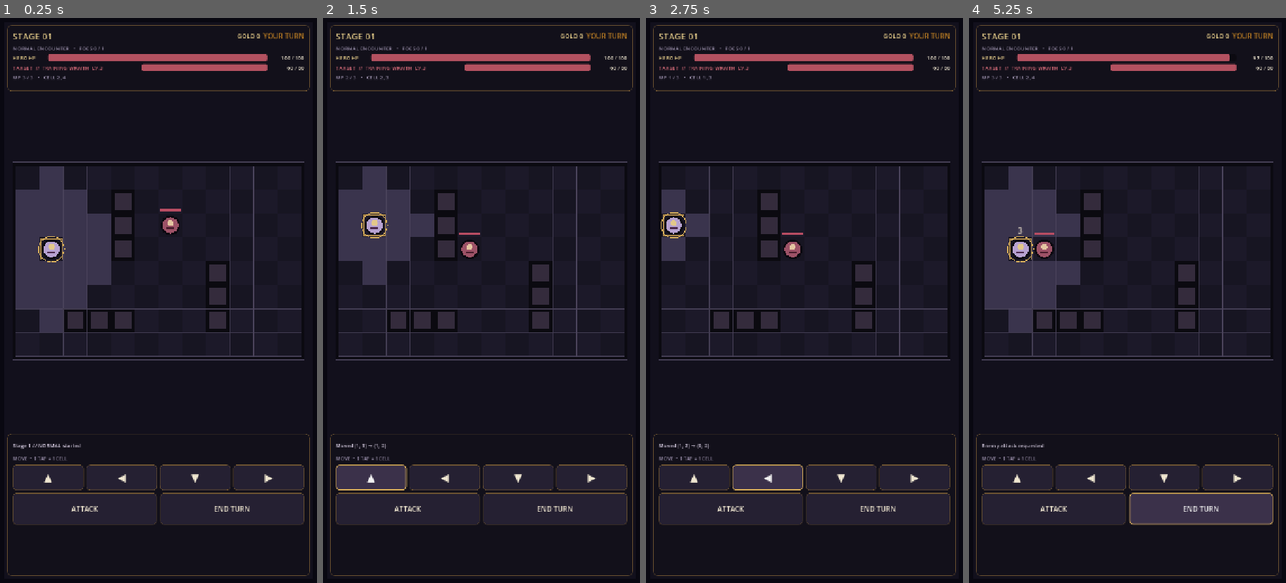
Above: before the commit, frames 1-4 (left to right).
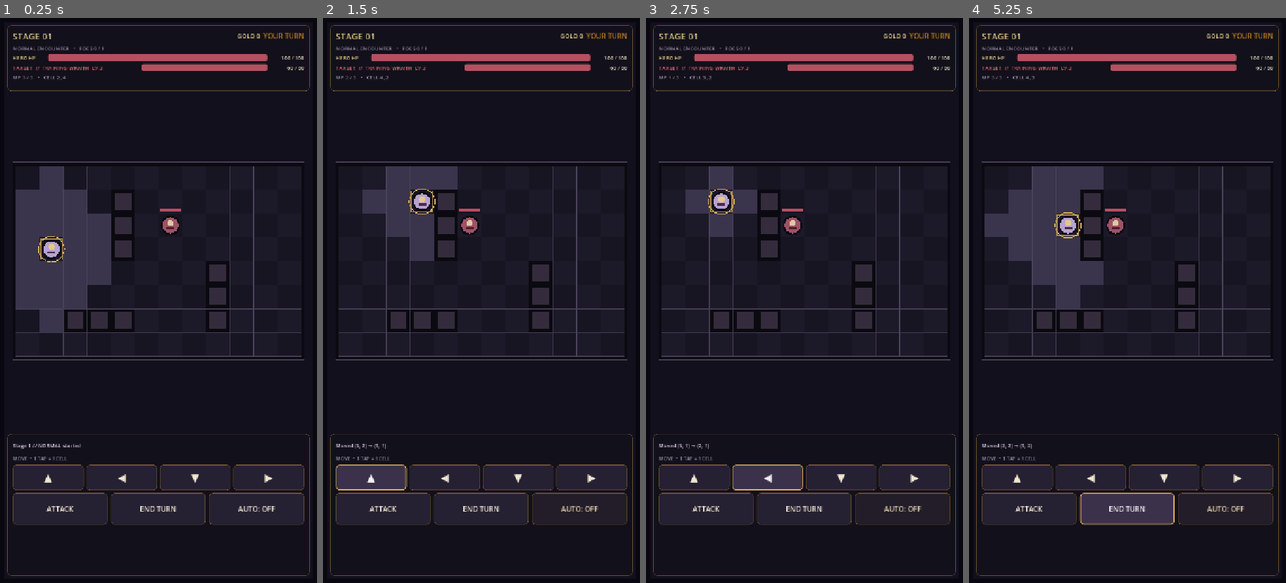
Above: after the commit, the same moments.

Repository: 0xyu/darktest
Game: Godot game, scene res://scenes/world/Main.tscn
The game is run twice, just before and just after one commit, with the same random seed, the same clock (stepped at 60 frames per second) and the same inputs.
Inputs (mouse positions are in pixels of both pictures, inside the frame that each line leads up to):
- Up to frame 1 (0.25 s): no input
- Up to frame 2 (1.5 s): click (579, 509) at 0.5 s, where only the run after the commit has a clickable "AUTO: OFF"; click "▲" at 1.25 s
- Up to frame 3 (2.75 s): click "◀" at 2 s
- Up to frame 4 (5.25 s): click "▼" at 2.75 s; click "ATTACK" at 3.5 s; click "▶" at 4.25 s; click "END TURN" at 5 s

The runs differ from the first frame. In frame 1, 0.4% of the frame differs, in the area x 14-87%, y 84-90%; in frame 2, 4.6%; in frame 3, 3.3%; in frame 4, 8.5%, in the area x 4-96%, y 6-90%.

Commit message:
phase 20 auto combat

Diff:
--- a/scenes/ui/MobileCombatHUD.tscn
+++ b/scenes/ui/MobileCombatHUD.tscn
@@ -333,3 +333,15 @@
 theme_override_styles/hover = SubResource("StyleButtonHover")
 theme_override_styles/pressed = SubResource("StyleButtonPressed")
 text = "END TURN"
+
+[node name="AutoButton" type="Button" parent="Root/BottomPanel/Margin/Content/ActionRow"]
+unique_name_in_owner = true
+layout_mode = 2
+size_flags_horizontal = 3
+theme_override_colors/font_color = Color(0.941, 0.906, 0.82, 1)
+theme_override_colors/font_disabled_color = Color(0.459, 0.435, 0.514, 1)
+theme_override_font_sizes/font_size = 16
+theme_override_styles/normal = SubResource("StyleButton")
+theme_override_styles/hover = SubResource("StyleButtonHover")
+theme_override_styles/pressed = SubResource("StyleButtonPressed")
+text = "AUTO: OFF"
--- a/scenes/world/GridTest.tscn
+++ b/scenes/world/GridTest.tscn
@@ -11,6 +11,7 @@
 [ext_resource type="PackedScene" path="res://scenes/ui/MobileCombatHUD.tscn" id="9_hud"]
 [ext_resource type="Script" path="res://scripts/systems/gold_system.gd" id="10_gold"]
 [ext_resource type="Script" path="res://scripts/systems/loot_system.gd" id="11_loot"]
+[ext_resource type="Script" path="res://scripts/systems/auto_combat_controller.gd" id="12_auto"]
 
 [node name="GridTest" type="Node2D"]
 script = ExtResource("1_test")
@@ -48,3 +49,6 @@
 
 [node name="LootSystem" type="Node" parent="."]
 script = ExtResource("11_loot")
+
+[node name="AutoCombatController" type="Node" parent="."]
+script = ExtResource("12_auto")
--- a/scripts/player/player_controller.gd
+++ b/scripts/player/player_controller.gd
@@ -9,6 +9,7 @@
 signal experience_gained(amount: int, current_experience: int, required_experience: int)
 signal level_up(new_level: int)
 signal equipment_effect_triggered(effect_id: StringName, description: String)
+signal healing_item_used(remaining_items: int, amount_healed: int)
 
 @export var grid_path: NodePath
 @export var player_id: StringName = &"player"
@@ -18,6 +19,8 @@
 @export var equipment_inventory: EquipmentInventory
 @export var is_selected: bool = true
 @export var target_path: NodePath
+@export_range(0, 99, 1) var healing_item_count: int = 3
+@export_range(0.05, 1.0, 0.05) var healing_item_heal_ratio: float = 0.35
 
 var movement_points_remaining: int = 0
 var _grid: GridMap2D
@@ -87,6 +90,24 @@
 
 func get_selected_item() -> EquipmentInstance:
 	return get_inventory().get_selected_item()
+
+
+func get_healing_item_count() -> int:
+	return maxi(healing_item_count, 0)
+
+
+func use_healing_item() -> bool:
+	if player_stats == null or get_healing_item_count() <= 0:
+		return false
+	if player_stats.current_hp <= 0 or player_stats.current_hp >= player_stats.max_hp:
+		return false
+	var previous_hp: int = player_stats.current_hp
+	var heal_amount: int = maxi(roundi(float(player_stats.max_hp) * clampf(healing_item_heal_ratio, 0.0, 1.0)), 1)
+	player_stats.current_hp = mini(player_stats.current_hp + heal_amount, player_stats.max_hp)
+	healing_item_count -= 1
+	healing_item_used.emit(healing_item_count, player_stats.current_hp - previous_hp)
+	queue_redraw()
+	return true
 
 
 func discard_item(item: EquipmentInstance) -> bool:
--- /dev/null
+++ b/scripts/systems/auto_combat_controller.gd
@@ -0,0 +1,317 @@
+class_name AutoCombatController
+extends Node
+
+## Drives the existing turn, grid, combat, and stage systems for AUTO mode.
+## Decisions are deferred so signals from one action can finish before the
+## next automatic decision is made.
+signal auto_mode_changed(enabled: bool)
+signal auto_action_taken(description: String)
+
+@export var player_path: NodePath = NodePath("../Player")
+@export var turn_manager_path: NodePath = NodePath("../TurnManager")
+@export var combat_system_path: NodePath = NodePath("../CombatSystem")
+@export var stage_manager_path: NodePath = NodePath("../StageManager")
+@export var grid_path: NodePath = NodePath("../Grid")
+@export var use_healing_items: bool = true
+@export_range(0.05, 0.95, 0.05) var healing_item_threshold: float = 0.35
+@export_range(0.01, 2.0, 0.01) var action_delay_seconds: float = 0.05
+
+var _player: PlayerController
+var _turn_manager: TurnManager
+var _combat_system: CombatSystem
+var _stage_manager: StageManager
+var _grid: GridMap2D
+var _auto_enabled: bool = false
+var _decision_scheduled: bool = false
+var _stage_advance_scheduled: bool = false
+var _run_token: int = 0
+
+
+func _ready() -> void:
+	_resolve_dependencies()
+	_connect_signals()
+
+
+func attach_systems(
+	player: PlayerController,
+	turn_manager: TurnManager,
+	combat_system: CombatSystem,
+	stage_manager: StageManager,
+	grid: GridMap2D
+) -> void:
+	_player = player
+	_turn_manager = turn_manager
+	_combat_system = combat_system
+	_stage_manager = stage_manager
+	_grid = grid
+	_connect_signals()
+
+
+func set_auto_enabled(enabled: bool) -> void:
+	if enabled and _turn_manager != null and _turn_manager.get_phase() == TurnState.DEFEAT:
+		return
+	if _auto_enabled == enabled:
+		if enabled:
+			_schedule_for_current_state()
+		return
+	_auto_enabled = enabled
+	_run_token += 1
+	_decision_scheduled = false
+	_stage_advance_scheduled = false
+	auto_mode_changed.emit(_auto_enabled)
+	if _auto_enabled:
+		_schedule_for_current_state()
+
+
+func toggle_auto() -> void:
+	set_auto_enabled(not _auto_enabled)
+
+
+func is_auto_enabled() -> bool:
+	return _auto_enabled
+
+
+func stop_auto() -> void:
+	set_auto_enabled(false)
+
+
+func _resolve_dependencies() -> void:
+	if _player == null:
+		_player = get_node_or_null(player_path) as PlayerController
+	if _turn_manager == null:
+		_turn_manager = get_node_or_null(turn_manager_path) as TurnManager
+	if _combat_system == null:
+		_combat_system = get_node_or_null(combat_system_path) as CombatSystem
+	if _stage_manager == null:
+		_stage_manager = get_node_or_null(stage_manager_path) as StageManager
+	if _grid == null:
+		_grid = get_node_or_null(grid_path) as GridMap2D
+
+
+func _connect_signals() -> void:
+	if _turn_manager == null:
+		return
+	if not _turn_manager.player_turn_started.is_connected(_on_player_turn_started):
+		_turn_manager.player_turn_started.connect(_on_player_turn_started)
+	if not _turn_manager.combat_victory.is_connected(_on_combat_victory):
+		_turn_manager.combat_victory.connect(_on_combat_victory)
+	if not _turn_manager.combat_defeat.is_connected(_on_combat_defeat):
+		_turn_manager.combat_defeat.connect(_on_combat_defeat)
+	if _player != null and _player.has_signal("defeated"):
+		var defeated_signal: Signal = _player.defeated
+		if not defeated_signal.is_connected(_on_player_defeated):
+			defeated_signal.connect(_on_player_defeated)
+
+
+func _on_player_turn_started() -> void:
+	_schedule_decision()
+
+
+func _schedule_for_current_state() -> void:
+	if _turn_manager == null:
+		return
+	if _turn_manager.get_phase() == TurnState.VICTORY:
+		_schedule_stage_advance()
+	elif _turn_manager.get_phase() == TurnState.PLAYER_TURN:
+		_schedule_decision()
+
+
+func _on_combat_victory() -> void:
+	if not _auto_enabled or _stage_manager == null or _stage_advance_scheduled:
+		return
+	_schedule_stage_advance()
+
+
+func _schedule_stage_advance() -> void:
+	if _stage_manager == null or _stage_advance_scheduled:
+		return
+	_stage_advance_scheduled = true
+	var token: int = _run_token
+	call_deferred("_advance_after_victory", token)
+
+
+func _advance_after_victory(token: int) -> void:
+	_stage_advance_scheduled = false
+	if token != _run_token or not _auto_enabled:
+		return
+	if _turn_manager == null or _turn_manager.get_phase() != TurnState.VICTORY:
+		return
+	if _stage_manager == null or not _stage_manager.start_next_stage():
+		stop_auto()
+		auto_action_taken.emit("AUTO stopped: next stage could not start")
+
+
+func _on_combat_defeat() -> void:
+	if _auto_enabled:
+		stop_auto()
+		auto_action_taken.emit("AUTO stopped: player defeated")
+
+
+func _on_player_defeated() -> void:
+	if _auto_enabled:
+		stop_auto()
+		auto_action_taken.emit("AUTO stopped: player defeated")
+
+
+func _schedule_decision() -> void:
+	if not _auto_enabled or _decision_scheduled or _turn_manager == null:
+		return
+	if _turn_manager.get_phase() != TurnState.PLAYER_TURN:
+		return
+	_decision_scheduled = true
+	var token: int = _run_token
+	if action_delay_seconds > 0.0:
+		_get_tree().create_timer(action_delay_seconds).timeout.connect(_run_auto_turn.bind(token), CONNECT_ONE_SHOT)
+	else:
+		call_deferred("_run_auto_turn", token)
+
+
+func _run_auto_turn(token: int) -> void:
+	_decision_scheduled = false
+	if token != _run_token or not _auto_enabled:
+		return
+	if _turn_manager == null or _turn_manager.get_phase() != TurnState.PLAYER_TURN:
+		return
+	if _player == null or _player.is_defeated():
+		stop_auto()
+		return
+
+	var target: EnemyController = _select_target()
+	if target == null:
+		if _has_living_enemies():
+			stop_auto()
+			auto_action_taken.emit("AUTO stopped: no reachable target")
+		else:
+			_end_player_turn("AUTO: no living target")
+		return
+	_player.set_target(target)
+
+	if _should_use_healing_item() and _player.use_healing_item():
+		auto_action_taken.emit("AUTO: used healing item")
+		_end_player_turn("")
+		return
+
+	var attack_range: int = _get_player_attack_range()
+	if _grid_distance(_player.grid_position, target.grid_position) <= attack_range:
+		_perform_attack(target)
+		return
+
+	var moved_cells: int = _move_toward_target(target, attack_range)
+	if _grid_distance(_player.grid_position, target.grid_position) <= attack_range:
+		_perform_attack(target)
+		return
+	if moved_cells > 0:
+		auto_action_taken.emit("AUTO: moved toward %s" % target.get_display_name())
+	_end_player_turn("AUTO: target out of range")
+
+
+func _select_target() -> EnemyController:
+	if _stage_manager == null:
+		return null
+	var best_target: EnemyController
+	var best_distance: int = 2147483647
+	var best_hp: int = 2147483647
+	for enemy in _stage_manager.get_spawned_enemies():
+		if enemy == null or not is_instance_valid(enemy) or enemy.is_defeated():
+			continue
+		if enemy.enemy_stats == null or enemy.enemy_stats.current_hp <= 0:
+			continue
+		var distance: int = _grid_distance(_player.grid_position, enemy.grid_position)
+		if distance > _get_player_attack_range() and (_grid == null or _get_best_destination(enemy.grid_position, _player.movement_points_remaining, _get_player_attack_range()) == _player.grid_position):
+			continue
+		var current_hp: int = enemy.enemy_stats.current_hp
+		if distance < best_distance or (distance == best_distance and current_hp < best_hp):
+			best_target = enemy
+			best_distance = distance
+			best_hp = current_hp
+	return best_target
+
+
+func _has_living_enemies() -> bool:
+	if _stage_manager == null:
+		return false
+	for enemy in _stage_manager.get_spawned_enemies():
+		if enemy != null and is_instance_valid(enemy) and not enemy.is_defeated() and enemy.enemy_stats != null and enemy.enemy_stats.current_hp > 0:
+			return true
+	return false
+
+
+func _move_toward_target(target: EnemyController, attack_range: int) -> int:
+	if _grid == null or _player == null or target == null:
+		return 0
+	var movement_points: int = maxi(_player.movement_points_remaining, 0)
+	if movement_points <= 0:
+		return 0
+	var destination: Vector2i = _get_best_destination(target.grid_position, movement_points, attack_range)
+	if destination == _player.grid_position:
+		return 0
+	var path: Array[Vector2i] = _grid.find_path(_player.grid_position, destination)
+	if path.size() < 2:
+		return 0
+	var moved_cells: int = 0
+	for path_index in range(1, path.size()):
+		var direction: Vector2i = path[path_index] - _player.grid_position
+		if not _player.try_move(direction):
+			break
+		moved_cells += 1
+	return moved_cells
+
+
+func _get_best_destination(target_cell: Vector2i, movement_points: int, attack_range: int) -> Vector2i:
+	var start_cell: Vector2i = _player.grid_position
+	var best_cell: Vector2i = start_cell
+	var best_distance: int = _grid_distance(start_cell, target_cell)
+	var best_in_range: bool = best_distance <= attack_range
+	for candidate in _grid.get_reachable_cells(start_cell, movement_points):
+		if _grid.is_occupied(candidate):
+			continue
+		var candidate_distance: int = _grid_distance(candidate, target_cell)
+		var candidate_in_range: bool = candidate_distance <= attack_range
+		if candidate_in_range and not best_in_range:
+			best_cell = candidate
+			best_distance = candidate_distance
+			best_in_range = true
+		elif candidate_in_range == best_in_range and candidate_distance < best_distance:
+			best_cell = candidate
+			best_distance = candidate_distance
+	return best_cell
+
+
+func _perform_attack(target: EnemyController) -> void:
+	if _combat_system == null:
+		_player.attack_requested.emit(_player, target)
+	else:
+		_combat_system.resolve_attack(_player, target)
+	if _turn_manager != null and _turn_manager.is_player_turn():
+		_turn_manager.complete_player_turn()
+	auto_action_taken.emit("AUTO: attacked %s" % target.get_display_name())
+
+
+func _end_player_turn(description: String) -> void:
+	if not description.is_empty():
+		auto_action_taken.emit(description)
+	if _turn_manager != null and _turn_manager.is_player_turn():
+		_turn_manager.complete_player_turn()
+
+
+func _should_use_healing_item() -> bool:
+	if not use_healing_items or _player == null or _player.player_stats == null:
+		return false
+	if _player.get_healing_item_count() <= 0 or _player.player_stats.max_hp <= 0:
+		return false
+	var health_ratio: float = float(_player.player_stats.current_hp) / float(_player.player_stats.max_hp)
+	return health_ratio <= healing_item_threshold
+
+
+func _get_player_attack_range() -> int:
+	if _player == null or _player.player_stats == null:
+		return 1
+	return maxi(_player.player_stats.attack_range, 0)
+
+
+func _grid_distance(from_cell: Vector2i, to_cell: Vector2i) -> int:
+	return absi(from_cell.x - to_cell.x) + absi(from_cell.y - to_cell.y)
+
+
+func _get_tree() -> SceneTree:
+	return get_tree()
--- /dev/null
+++ b/scripts/systems/phase_20_smoke_test.gd
@@ -0,0 +1,70 @@
+extends SceneTree
+
+var _failures: Array[String] = []
+
+
+func _init() -> void:
+	call_deferred("_run_tests")
+
+
+func _run_tests() -> void:
+	var main_scene := load("res://scenes/world/Main.tscn") as PackedScene
+	_expect(main_scene != null, "main scene can be loaded")
+	if main_scene == null:
+		_quit_with_result()
+		return
+
+	var main := main_scene.instantiate()
+	root.add_child(main)
+	await process_frame
+	await process_frame
+
+	var game := main.get_node("GridTest") as GridTest
+	var auto_combat := game.get_node("AutoCombatController") as AutoCombatController
+	_expect(auto_combat != null, "combat scene contains an auto controller")
+	if auto_combat == null:
+		_quit_with_result()
+		return
+
+	game.player.player_stats.current_hp = 30
+	var starting_potions: int = game.player.get_healing_item_count()
+	var starting_stage: int = game.stage_manager.stage_state.stage_number
+	auto_combat.set_auto_enabled(true)
+
+	for _frame in range(180):
+		await process_frame
+		if game.stage_manager.stage_state.stage_number > starting_stage:
+			break
+
+	_expect(auto_combat.is_auto_enabled(), "auto mode remains enabled after a successful stage")
+	_expect(game.stage_manager.stage_state.stage_number > starting_stage, "auto mode continues to the next stage")
+	_expect(game.player.get_healing_item_count() < starting_potions, "auto mode uses a healing item when health is low")
+	_expect(game.turn_manager.get_phase() == TurnState.PLAYER_TURN, "auto mode does not leave the new stage stalled")
+
+	auto_combat.stop_auto()
+	_expect(not auto_combat.is_auto_enabled(), "auto mode can be disabled")
+
+	game.player.healing_item_count = 1
+	game.player.player_stats.current_hp = 10
+	var healed: bool = game.player.use_healing_item()
+	_expect(healed and game.player.player_stats.current_hp > 10, "healing item restores player HP")
+	_expect(game.player.get_healing_item_count() == 0, "healing item is consumed")
+
+	if _failures.is_empty():
+		print("Phase 20 smoke test passed.")
+	else:
+		for failure in _failures:
+			push_error(failure)
+
+	main.free()
+	await process_frame
+	_quit_with_result()
+
+
+func _expect(condition: bool, description: String) -> void:
+	if not condition:
+		_failures.append("Smoke test failed: " + description)
+
+
+func _quit_with_result() -> void:
+	quit(0 if _failures.is_empty() else 1)
--- a/scripts/ui/mobile_combat_hud.gd
+++ b/scripts/ui/mobile_combat_hud.gd
@@ -6,6 +6,7 @@
 signal move_requested(direction: Vector2i)
 signal attack_requested
 signal end_turn_requested
+signal auto_toggle_requested
 
 @onready var _stage_manager: Node = get_parent().get_node_or_null("StageManager")
 @onready var _turn_manager: Node = get_parent().get_node_or_null("TurnManager")
@@ -24,6 +25,7 @@
 @onready var _event_label: Label = %EventLabel
 @onready var _attack_button: Button = %AttackButton
 @onready var _end_turn_button: Button = %EndTurnButton
+@onready var _auto_button: Button = %AutoButton
 @onready var _move_buttons: Array[Button] = [%MoveUpButton, %MoveLeftButton, %MoveDownButton, %MoveRightButton]
 
 
@@ -34,6 +36,7 @@
 	_move_buttons[3].pressed.connect(_on_move_right_pressed)
 	_attack_button.pressed.connect(func() -> void: attack_requested.emit())
 	_end_turn_button.pressed.connect(func() -> void: end_turn_requested.emit())
+	_auto_button.pressed.connect(func() -> void: auto_toggle_requested.emit())
 	get_viewport().size_changed.connect(_on_viewport_size_changed)
 	_refresh()
 
@@ -139,8 +142,16 @@
 	else:
 		_end_turn_button.text = "END TURN"
 		_end_turn_button.disabled = not player_turn
+	_auto_button.disabled = phase == TurnState.DEFEAT
 	if player_stats == null:
 		_attack_button.disabled = true
+
+
+func set_auto_mode(enabled: bool) -> void:
+	if _auto_button == null:
+		return
+	_auto_button.text = "AUTO: ON" if enabled else "AUTO: OFF"
+	_auto_button.modulate = Color("89c797") if enabled else Color("f0e7d2")
 
 
 func _get_encounter_text(stage_state: StageState) -> String:
--- a/scripts/world/grid_test.gd
+++ b/scripts/world/grid_test.gd
@@ -12,6 +12,7 @@
 @onready var hud: MobileCombatHUD = $MobileCombatHUD
 @onready var gold_system = $GoldSystem
 @onready var loot_system = $LootSystem
+@onready var auto_combat: AutoCombatController = $AutoCombatController
 
 var _last_move_text: String = "Awaiting input"
 var _active_enemies: Array[Node] = []
@@ -53,6 +54,10 @@
 	hud.move_requested.connect(_on_hud_move_requested)
 	hud.attack_requested.connect(_on_hud_attack_requested)
 	hud.end_turn_requested.connect(_on_hud_end_turn_requested)
+	hud.auto_toggle_requested.connect(_on_hud_auto_toggle_requested)
+	auto_combat.attach_systems(player, turn_manager, combat_system, stage_manager, grid)
+	auto_combat.auto_mode_changed.connect(_on_auto_mode_changed)
+	auto_combat.auto_action_taken.connect(_on_auto_action_taken)
 	get_viewport().size_changed.connect(_on_viewport_size_changed)
 	_layout_portrait_grid()
 	stage_manager.initialize_stage(1)
@@ -60,6 +65,10 @@
 
 
 func _unhandled_input(event: InputEvent) -> void:
+	if event.is_action_pressed("toggle_auto") and turn_manager.get_phase() != TurnState.DEFEAT:
+		auto_combat.toggle_auto()
+		get_viewport().set_input_as_handled()
+		return
 	if event.is_action_pressed("primary_action") and turn_manager.get_phase() == TurnState.VICTORY:
 		if stage_manager.start_next_stage():
 			get_viewport().set_input_as_handled()
@@ -80,6 +89,22 @@
 		stage_manager.start_next_stage()
 	elif turn_manager.get_phase() == TurnState.PLAYER_TURN:
 		turn_manager.complete_player_turn()
+
+
+func _on_hud_auto_toggle_requested() -> void:
+	auto_combat.toggle_auto()
+
+
+func _on_auto_mode_changed(enabled: bool) -> void:
+	hud.set_auto_mode(enabled)
+	_last_move_text = "AUTO MODE %s" % ("ENABLED" if enabled else "DISABLED")
+	queue_redraw()
+
+
+func _on_auto_action_taken(description: String) -> void:
+	if not description.is_empty():
+		_last_move_text = description
+		queue_redraw()
 
 
 func _on_viewport_size_changed() -> void:
Not shown: 1 places in scenes/world/GridTest.tscn that only renumber resources
Not shown, added: scripts/systems/auto_combat_controller.gd.uid
Not shown, added: scripts/systems/phase_20_smoke_test.gd.uid
